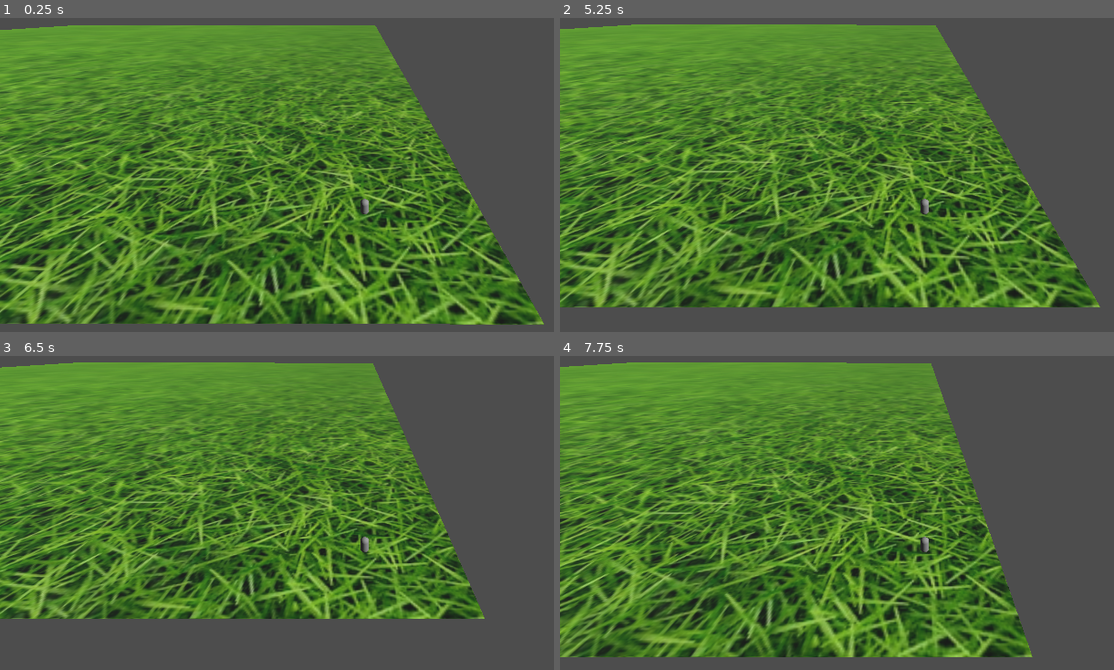
Above: before the commit, frames 1-4 (two rows, left to right).
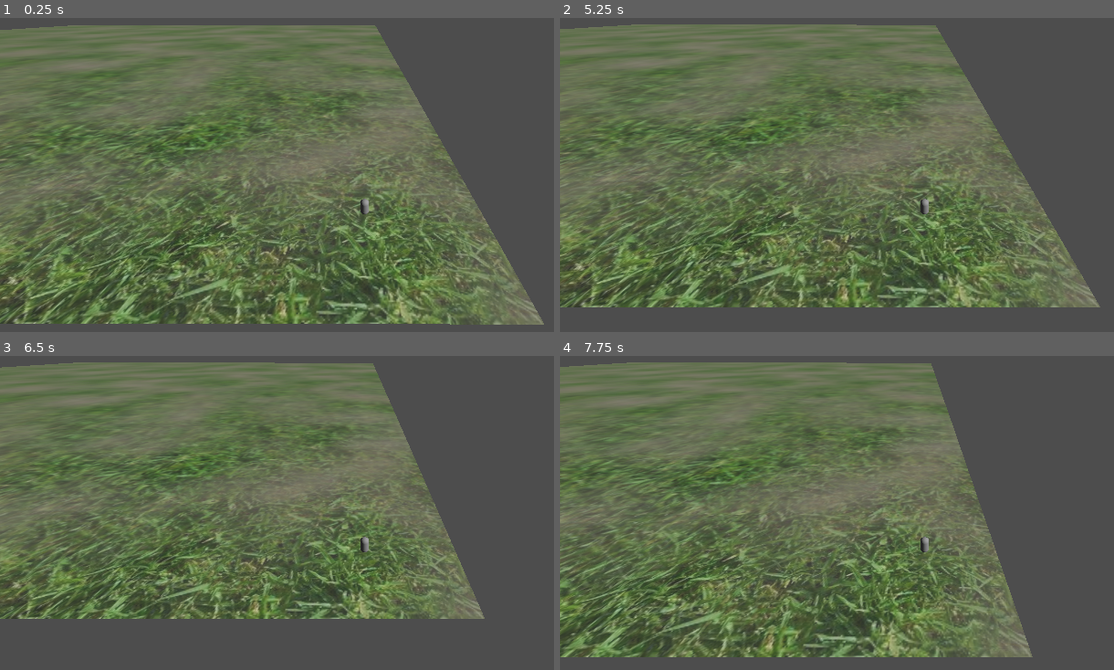
Above: after the commit, the same moments.

Repository: pliniopvv/godot-hw
Game: Godot game, scene res://world.tscn
Two runs of this game, one before a commit and one after it. Both use one fixed random seed, a clock stepped at 60 frames per second and the inputs below.
Inputs:
- Up to frame 1 (0.25 s): no input
- Up to frame 2 (5.25 s): tap Enter (ui_accept) at 0.5, 0.77, 1.52, 3.02, 3.77, 4.52 s; hold Right (ui_right) 0.53-1.28 s; hold Down (ui_down) 1.28-2.03 s; hold Right (ui_right) 2.03-2.78 s; hold Up (ui_up) 2.78-3.53 s; hold Left (ui_left) 3.53-5.03 s; hold Down (ui_down) from 5.03 s (still down)
- Up to frame 3 (6.5 s): release Down (ui_down) at 5.78 s; hold Right (ui_right) from 5.78 s (still down); tap Enter (ui_accept) at 6.02 s
- Up to frame 4 (7.75 s): release Right (ui_right) at 6.53 s; hold Up (ui_up) 6.53-7.28 s; tap Enter (ui_accept) at 6.77, 7.52 s; hold Right (ui_right) from 7.28 s (still down)

The runs differ from the first frame. In frame 1, 75% of the frame differs, in the area x 0-99%, y 2-98%; in frame 2, 70%; in frame 3, 60%; in frame 4, 68%.

Commit message:
.

Diff:
--- a/surfaceTool/TerrainGen.gd
+++ b/surfaceTool/TerrainGen.gd
@@ -9,28 +9,16 @@
 @export var Noise_Offset = 0.5
 @export var create_collision = false
 @export var remove_collision = false
-@export var grama : Texture2D
-@export var deserto : Texture2D
 
 var min_height = 0
 var max_height = 1
 
-var mat_grama
-var mat_deserto
-
 func _ready():
-	mat_grama = StandardMaterial3D.new()
-	mat_deserto = StandardMaterial3D.new()
-	mat_grama.set_texture(BaseMaterial3D.TEXTURE_ALBEDO, grama)
-	mat_deserto.set_texture(BaseMaterial3D.TEXTURE_ALBEDO, deserto)
-
 	generate_terrain()
-
 
 func generate_terrain():
 	var a_mesh:ArrayMesh
 	var surftool = SurfaceTool.new()
-	surftool.set_material(mat_grama)
 	var n = FastNoiseLite.new()
 	n.noise_type = FastNoiseLite.TYPE_PERLIN
 	n.frequency = 0.1
@@ -48,13 +36,6 @@
 			uv.y = percent.y
 
 			surftool.set_uv(uv)
-
-			if ((percent.x > 0.5) and (percent.y > 0.5)):
-				if mat_deserto != null:
-					surftool.set_material(mat_grama)
-			else:
-				if mat_grama != null:
-					surftool.set_material(mat_grama)
 			surftool.add_vertex(vertex)
 
 	var vert = 0
@@ -70,9 +51,6 @@
 		vert+=1
 	surftool.generate_normals()
 	a_mesh = surftool.commit()
-	print("qtd surfaces: ",mesh.get_surface_count())
-	mesh.surface_set_material(0, mat_deserto)
-	mesh = a_mesh
 #	update_shader()
 #
 #func update_shader():
--- a/surfaceTool/simple_texture.gdshader
+++ b/surfaceTool/simple_texture.gdshader
@@ -6,12 +6,12 @@
 
 varying float normal_x;
 varying float normal_z;
-uniform float uvscale = 1.0;
+uniform float uvscale = 5.0;
 
 void fragment() {
-	vec3 grama = texture(terrain, UV*uvscale).rgb;
-	vec3 deserto = texture(terrain2, UV*uvscale).rgb;
-	vec3 _n = texture(mNoise, UV*uvscale/100.0).rgb;
+	vec3 grama = texture(terrain, UV*uvscale*5.0).rgb;
+	vec3 deserto = texture(terrain2, UV*uvscale*5.0).rgb;
+	vec3 _n = texture(mNoise, UV*uvscale/5.0).rgb;
 
 	vec3 misturado = mix(grama, deserto, _n);
 	ALBEDO = misturado;
--- a/surfaceTool/world.tscn
+++ b/surfaceTool/world.tscn
@@ -1,27 +1,46 @@
-[gd_scene load_steps=11 format=3 uid="uid://c2sgbn3nvjd6y"]
+[gd_scene load_steps=16 format=3 uid="uid://c2sgbn3nvjd6y"]
 
+[ext_resource type="Shader" path="res://simple_texture.gdshader" id="2_ig6ce"]
 [ext_resource type="Script" path="res://TerrainGen.gd" id="2_mww0p"]
-[ext_resource type="Texture2D" uid="uid://c17hrwhou6ui5" path="res://texture/grass2.jpg" id="2_tpjxw"]
+[ext_resource type="Texture2D" uid="uid://7w08myerjfrf" path="res://texture/grass.jpg" id="3_t27ll"]
 [ext_resource type="Texture2D" uid="uid://dv01afi4q4dsc" path="res://texture/sand.jpg" id="3_y0y2k"]
 [ext_resource type="Script" path="res://scripts/player.gd" id="5_t1pux"]
 
 [sub_resource type="Environment" id="Environment_s4wj2"]
 
-[sub_resource type="StandardMaterial3D" id="StandardMaterial3D_0iyta"]
-albedo_texture = ExtResource("2_tpjxw")
+[sub_resource type="StandardMaterial3D" id="StandardMaterial3D_yghku"]
+albedo_texture = ExtResource("3_y0y2k")
 
-[sub_resource type="ArrayMesh" id="ArrayMesh_ker2w"]
+[sub_resource type="ArrayMesh" id="ArrayMesh_ajut2"]
 _surfaces = [{
 "aabb": AABB(-200, -0.886513, -200, 400, 1.44761, 400),
 "attribute_data": PackedByteArray(0, 0, 0, 0, 0, 0, 0, 0, 205, 204, 76, 62, 0, 0, 0, 0, 0, 0, 0, 0, 205, 204, 76, 62, 2 …(1115 unchanged characters)…
 "format": 4115,
 "index_count": 150,
 "index_data": PackedByteArray(0, 0, 1, 0, 2, 0, 2, 0, 1, 0, 3, 0, 1, 0, 4, 0, 3, 0, 3, 0, 4, 0, 5, 0, 4, 0, 6, 0, 5, 0, …(921 unchanged characters)…
-"material": SubResource("StandardMaterial3D_0iyta"),
+"material": SubResource("StandardMaterial3D_yghku"),
 "primitive": 3,
 "vertex_count": 36,
 "vertex_data": PackedByteArray(0, 0, 72, 195, 0, 0, 0, 0, 0, 0, 72, 195, 182, 127, 237, 255, 1, 0, 240, 194, 216, 228,  …(2387 unchanged characters)…
 }]
+
+[sub_resource type="Gradient" id="Gradient_57p63"]
+
+[sub_resource type="FastNoiseLite" id="FastNoiseLite_t20m3"]
+
+[sub_resource type="NoiseTexture2D" id="NoiseTexture2D_k82ns"]
+width = 4096
+height = 4096
+color_ramp = SubResource("Gradient_57p63")
+noise = SubResource("FastNoiseLite_t20m3")
+
+[sub_resource type="ShaderMaterial" id="ShaderMaterial_b0pnv"]
+render_priority = 0
+shader = ExtResource("2_ig6ce")
+shader_parameter/uvscale = 1.0
+shader_parameter/terrain = ExtResource("3_t27ll")
+shader_parameter/terrain2 = ExtResource("3_y0y2k")
+shader_parameter/mNoise = SubResource("NoiseTexture2D_k82ns")
 
 [sub_resource type="ConcavePolygonShape3D" id="ConcavePolygonShape3D_5pd87"]
 data = PackedVector3Array(-200, 0, -200, -120, 0.0427, -200, -200, 0.137, -120, -200, 0.137, -120, -120, 0.0427, -200,  …(2648 unchanged characters)…
@@ -43,12 +62,11 @@
 environment = SubResource("Environment_s4wj2")
 
 [node name="terrainGen" type="MeshInstance3D" parent="."]
-mesh = SubResource("ArrayMesh_ker2w")
+mesh = SubResource("ArrayMesh_ajut2")
+surface_material_override/0 = SubResource("ShaderMaterial_b0pnv")
 script = ExtResource("2_mww0p")
 Terrain_Size = 400
 resolution = 5
-grama = ExtResource("2_tpjxw")
-deserto = ExtResource("3_y0y2k")
 
 [node name="terrainGen_col" type="StaticBody3D" parent="terrainGen"]
 
